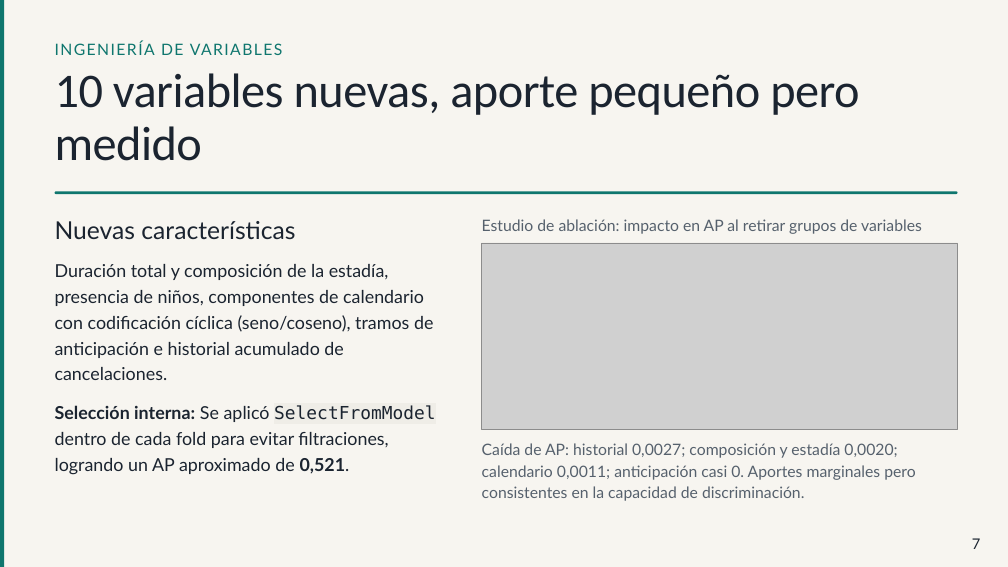
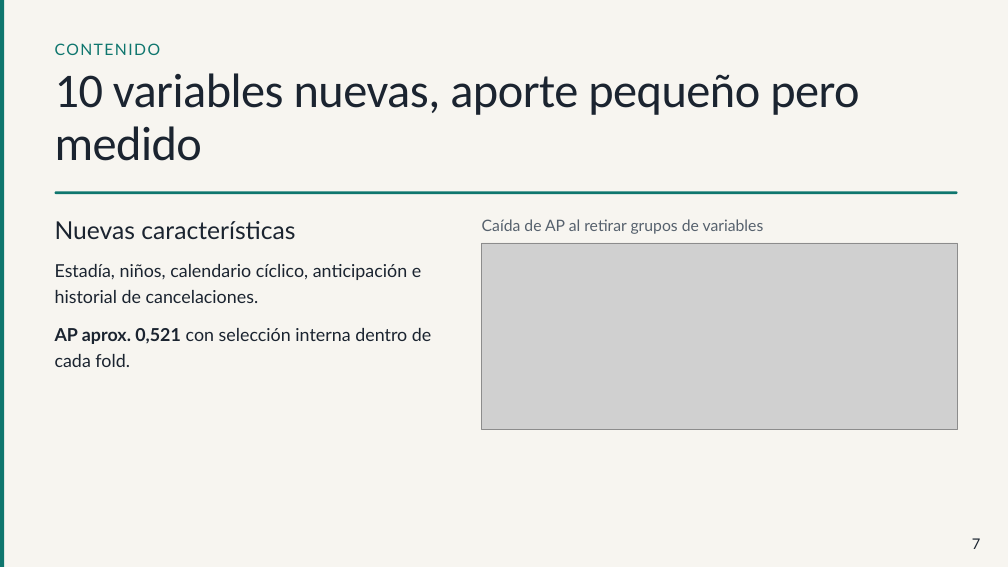
Before and after one commit to sabthe02/Obligatorio-IA, a slide deck: slide 7 of Prediccion-de-cancelaciones-hoteleras.pptx. Drawn at 1008x567 pixels with LibreOffice and Linux fonts; fonts in the diff are those of the drawing; grey boxes stand for pictures. Boxes give left, top, right and bottom in pixels: in the first picture for what was removed or moved away, otherwise in the second. Text is boxed around its words. In the diff, an @@ line names an element or a change of style, - is before the commit and + after.

```diff
--- a/Prediccion-de-cancelaciones-hoteleras.pptx
+++ b/Prediccion-de-cancelaciones-hoteleras.pptx
@@ text at bbox=[55, 43, 161, 55]: text changed @@
-INGENIERÍA DE VARIABLES
+CONTENIDO
@@ text at bbox=[482, 219, 764, 234]: text changed @@
-Estudio de ablación: impacto en AP al retirar grupos de variables
+Caída de AP al retirar grupos de variables
@@ text at bbox=[55, 264, 421, 303]: text changed @@
-Duración total y composición de la estadía, presencia de niños, componentes de calendario con codificación cíclica (seno/coseno), tramos de anticipación e historial acumulado de cancelaciones.
+Estadía, niños, calendario cíclico, anticipación e historial de cancelaciones.
@@ text at bbox=[55, 328, 431, 367]: text changed @@
-Selección interna: Se aplicó SelectFromModel dentro de cada fold para evitar filtraciones, logrando un AP aproximado de 0,521.
+AP aprox. 0,521 con selección interna dentro de cada fold.
@@ text removed at bbox=[482, 443, 915, 501] @@
-Caída de AP: historial 0,0027; composición y estadía 0,0020; calendario 0,0011; anticipación casi 0. Aportes marginales pero consistentes en la capacidad de discriminación.
```
Also in this commit, not shown: 10 other slides changed, 5 other files.
